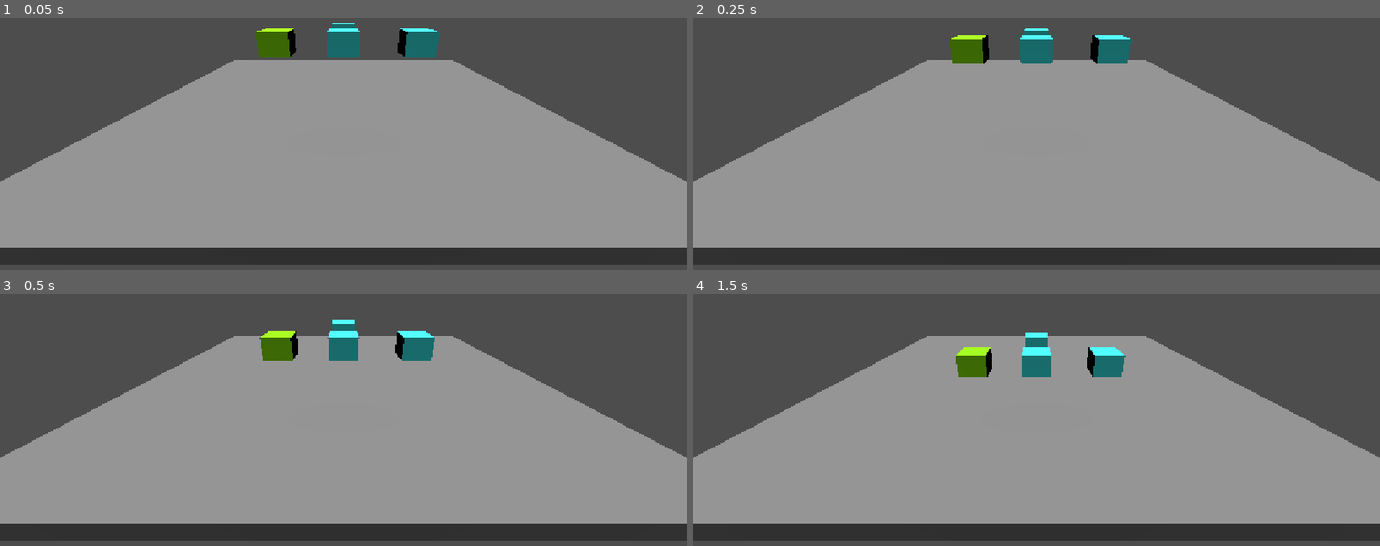
Above: before the commit, frames 1-4 (two rows, left to right).
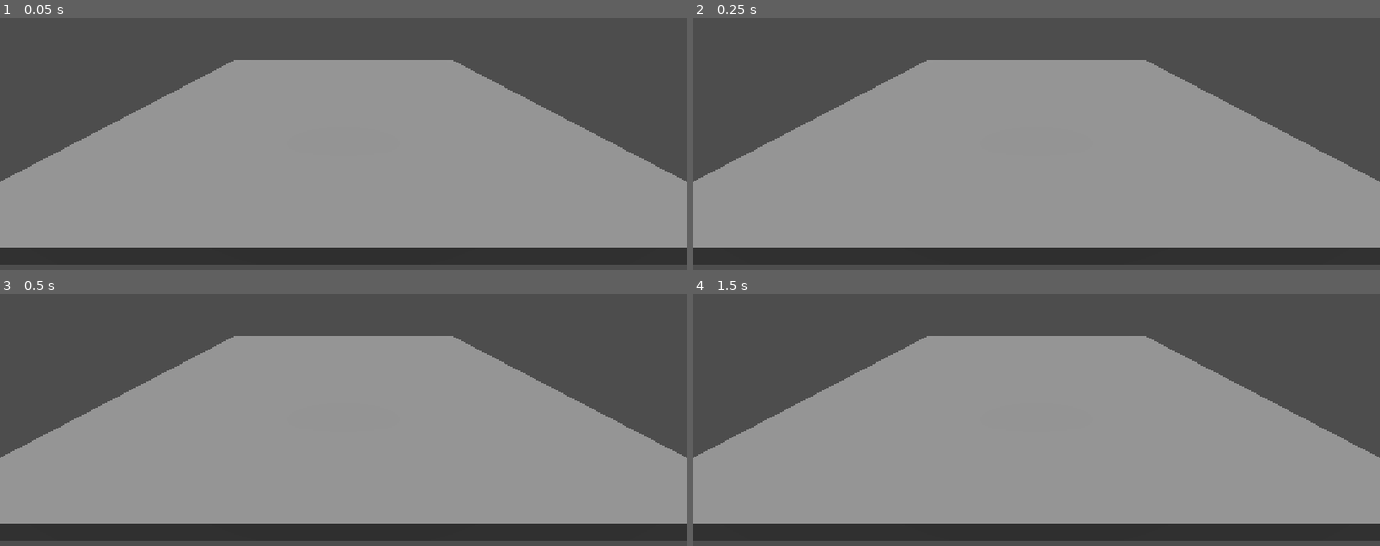
Above: after the commit, the same moments.

Repository: 17Dodecahedrons/Spieleentwicklungskurs
Game: Godot game, scene res://szenen/level_1.tscn
Same seed, same stepped clock (60 frames per second), same inputs: the game is played once before the commit and once after it. The project has no main scene, so this scene is started directly.
Inputs:
- Up to frame 1 (0.05 s): no input
- Up to frame 2 (0.25 s): no input
- Up to frame 3 (0.5 s): no input
- Up to frame 4 (1.5 s): tap Enter at 1.25 s

The runs differ from the first frame. In frame 1, 1.9% of the frame differs, in the area x 37-64%, y 2-16%; in frame 2, 1.8%; in frame 3, 1.9%; in frame 4, 1.9%.

Commit message:
added step

Diff:
--- a/szenen/box_1.tscn
+++ /dev/null
@@ -1,21 +0,0 @@
-[gd_scene format=3 uid="uid://cg4s34hmgjgmg"]
-
-[sub_resource type="StandardMaterial3D" id="StandardMaterial3D_pf4r3"]
-albedo_color = Color(0.25882354, 1, 1, 1)
-
-[sub_resource type="BoxMesh" id="BoxMesh_g4v7s"]
-material = SubResource("StandardMaterial3D_pf4r3")
-size = Vector3(1.3, 1, 1.5)
-
-[sub_resource type="BoxShape3D" id="BoxShape3D_pf4r3"]
-size = Vector3(1.3, 1, 1.5)
-
-[node name="Box1" type="Node3D" unique_id=1886901815]
-
-[node name="RigidBody3D" type="RigidBody3D" parent="." unique_id=1729102894]
-
-[node name="MeshInstance3D" type="MeshInstance3D" parent="RigidBody3D" unique_id=168233386]
-mesh = SubResource("BoxMesh_g4v7s")
-
-[node name="CollisionShape3D" type="CollisionShape3D" parent="RigidBody3D" unique_id=1505988222]
-shape = SubResource("BoxShape3D_pf4r3")
--- a/szenen/level_1.tscn
+++ b/szenen/level_1.tscn
@@ -1,6 +1,4 @@
 [gd_scene format=3 uid="uid://c7qiqhrues4my"]
-
-[ext_resource type="PackedScene" uid="uid://cg4s34hmgjgmg" path="res://szenen/box_1.tscn" id="1_o815p"]
 
 [sub_resource type="BoxMesh" id="BoxMesh_g4v7s"]
 size = Vector3(17, 0.5, 17)
@@ -8,21 +6,14 @@
 [sub_resource type="BoxShape3D" id="BoxShape3D_m8f83"]
 size = Vector3(17, 0.5, 17)
 
-[sub_resource type="StandardMaterial3D" id="StandardMaterial3D_o815p"]
-albedo_color = Color(0.58431375, 0.98039216, 0, 1)
-
-[sub_resource type="BoxMesh" id="BoxMesh_liswp"]
-material = SubResource("StandardMaterial3D_o815p")
-size = Vector3(1.3, 1, 1.5)
-
 [node name="Level1" type="Node3D" unique_id=965764355]
 
-[node name="StaticBody3D" type="StaticBody3D" parent="." unique_id=766895778]
+[node name="Boden" type="StaticBody3D" parent="." unique_id=766895778]
 
-[node name="MeshInstance3D" type="MeshInstance3D" parent="StaticBody3D" unique_id=237442466]
+[node name="MeshInstance3D" type="MeshInstance3D" parent="Boden" unique_id=237442466]
 mesh = SubResource("BoxMesh_g4v7s")
 
-[node name="CollisionShape3D" type="CollisionShape3D" parent="StaticBody3D" unique_id=181142735]
+[node name="CollisionShape3D" type="CollisionShape3D" parent="Boden" unique_id=181142735]
 shape = SubResource("BoxShape3D_m8f83")
 
 [node name="Camera3D" type="Camera3D" parent="." unique_id=1551960000]
@@ -30,22 +21,3 @@
 
 [node name="DirectionalLight3D" type="DirectionalLight3D" parent="." unique_id=326194472]
 transform = Transform3D(1, 0, 0, 0, 0.09521139, 0.9954571, 0, -0.9954571, 0.09521139, 0, 6.0242944, -18.125881)
-
-[node name="Boxen" type="Node3D" parent="." unique_id=1459884335]
-transform = Transform3D(1, 0, 0, 0, 1, 0, 0, 0, 1, 0, 2.6639853, 0)
-
-[node name="Box1" parent="Boxen" unique_id=1886901815 instance=ExtResource("1_o815p")]
-transform = Transform3D(1, 0, 0, 0, 1, 0, 0, 0, 1, 3.1957154, 0, 0)
-
-[node name="Box2" parent="Boxen" unique_id=1028594464 instance=ExtResource("1_o815p")]
-transform = Transform3D(1, 0, 0, 0, 1, 0, 0, 0, 1, -2.8692508, 0, 0)
-
-[node name="MeshInstance3D" parent="Boxen/Box2/RigidBody3D" parent_id_path=PackedInt32Array(1028594464, 1729102894) index="0" unique_id=168233386]
-mesh = SubResource("BoxMesh_liswp")
-
-[node name="Box3" parent="Boxen" unique_id=485001138 instance=ExtResource("1_o815p")]
-transform = Transform3D(1, 0, 0, 0, 1, 0, 0, 0, 1, 0, 0, -3.8510952)
-
-[node name="Box4" parent="Boxen" unique_id=242059399 instance=ExtResource("1_o815p")]
-
-[editable path="Boxen/Box2"]
